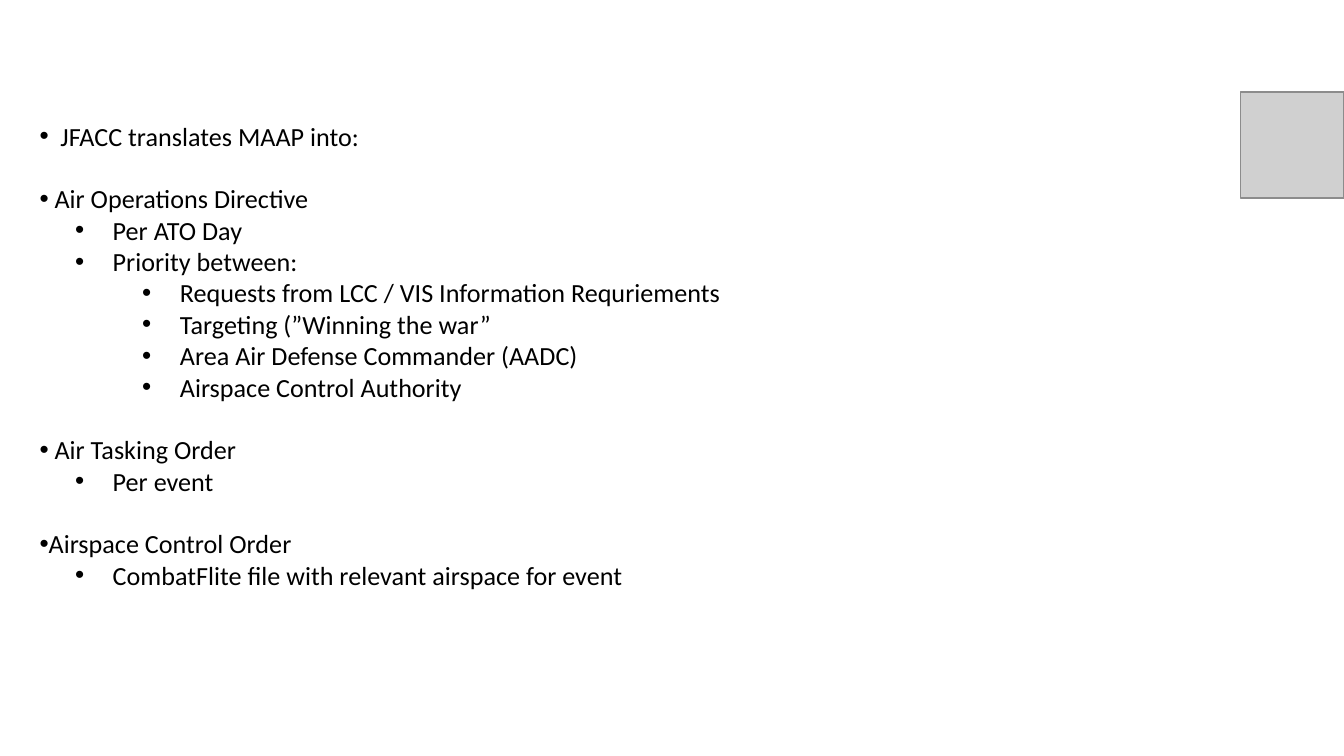
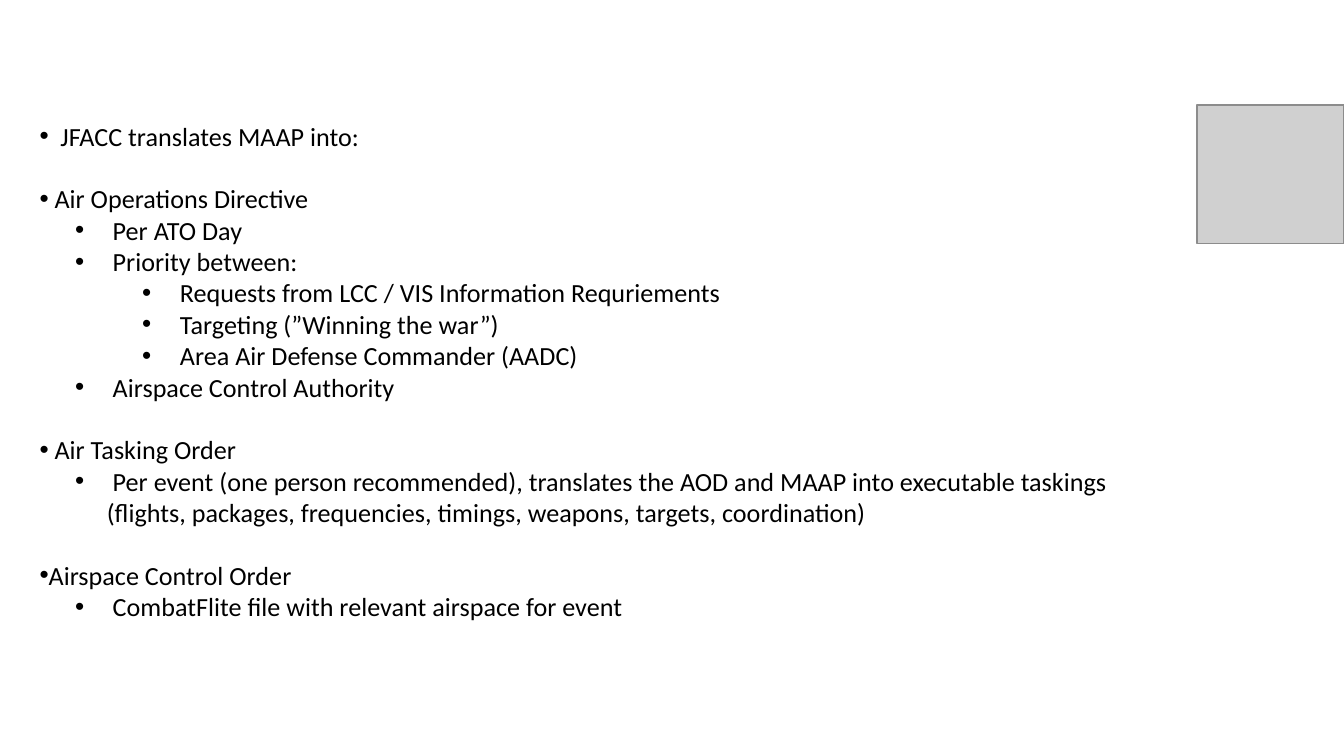
Before and after one commit to 132nd-vWing/OPAT-background, a slide deck: slide 22 of Mission designer/132nd OP ARCTIC CITADEL Intro JFACC VIS.pptx (slide 15 before the commit). Drawn at 1344x756 pixels with LibreOffice and Linux fonts; fonts in the diff are those of the drawing; grey boxes stand for pictures; background and template pictures are left out. Boxes give left, top, right and bottom in pixels: in the first picture for what was removed or moved away, otherwise in the second. Text is boxed around its words. In the diff, an @@ line names an element or a change of style, - is before the commit and + after.

```diff
--- a/Mission designer/132nd OP ARCTIC CITADEL Intro JFACC VIS.pptx
+++ b/Mission designer/132nd OP ARCTIC CITADEL Intro JFACC VIS.pptx
@@ picture added at (x1=1198, y1=105, x2=1344, y2=243) @@
@@ picture removed at (x1=1241, y1=93, x2=1344, y2=199) @@
@@ text at (x1=180, y1=315, x2=499, y2=339): text changed @@
-    • Targeting (”Winning the war”
+    • Targeting (”Winning the war”)
@@ text at (x1=113, y1=379, x2=394, y2=402): list level 3 to 2 in "Airspace Control Authority" @@
@@ text at (x1=107, y1=472, x2=1106, y2=527): text changed @@
-  • Per event
+  • Per event (one person recommended), translates the AOD and MAAP into executable taskings (flights, packages, frequencies, timings, weapons, targets, coordination)
```
Also in this commit, not shown: 10 other slides changed, 7 slides added, 9 other files.
